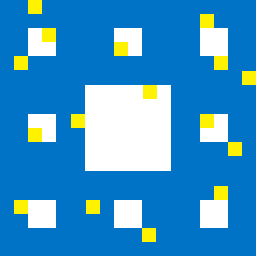
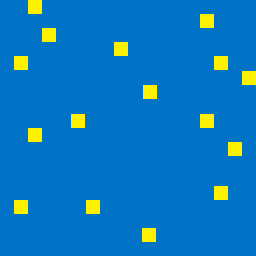
Layered file, before and after one edit (256x256). Changes by layer:
hid group "Group 1 copy 8" (9 layers) over (28, 114, 56, 142)
hid group "Group 1 copy 7" (9 layers) over (28, 200, 56, 228)
hid group "Group 1 copy 6" (9 layers) over (114, 200, 142, 228)
hid group "Group 1 copy 5" (9 layers) over (200, 200, 228, 228)
hid group "Group 1 copy 4" (9 layers) over (200, 114, 228, 142)
hid group "Group 1 copy 3" (9 layers) over (200, 28, 228, 56)
hid group "Group 1 copy 2" (9 layers) over (114, 28, 142, 56)
hid group "Group 1 copy" (9 layers) over (28, 28, 56, 56)
added layer "Rectangle 1 copy 25" in group "Group 1" over (85, 85, 171, 171)
